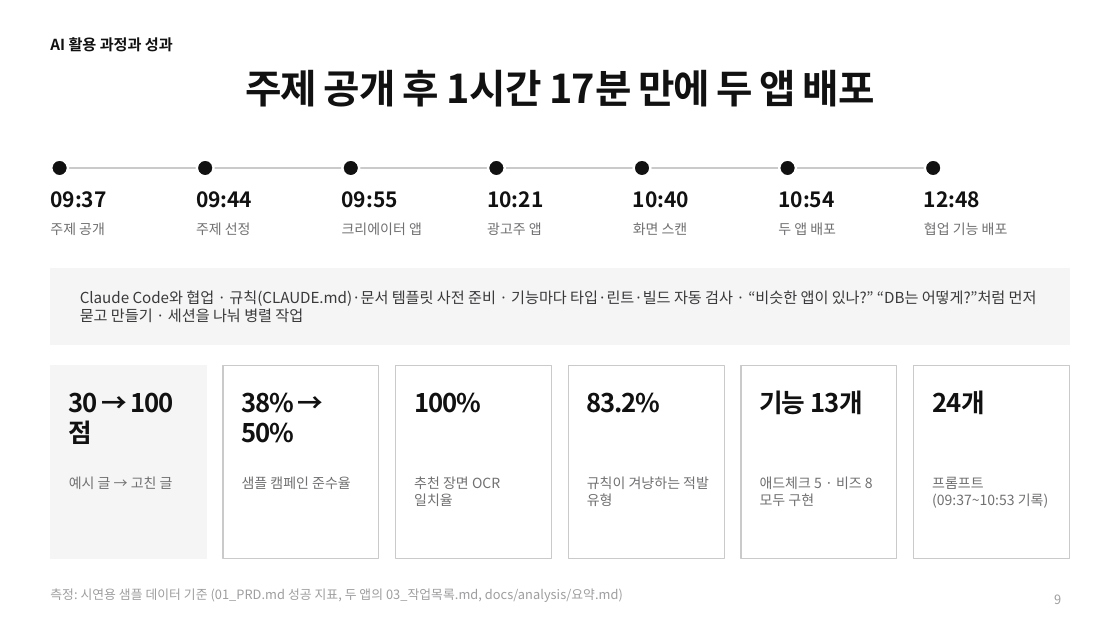
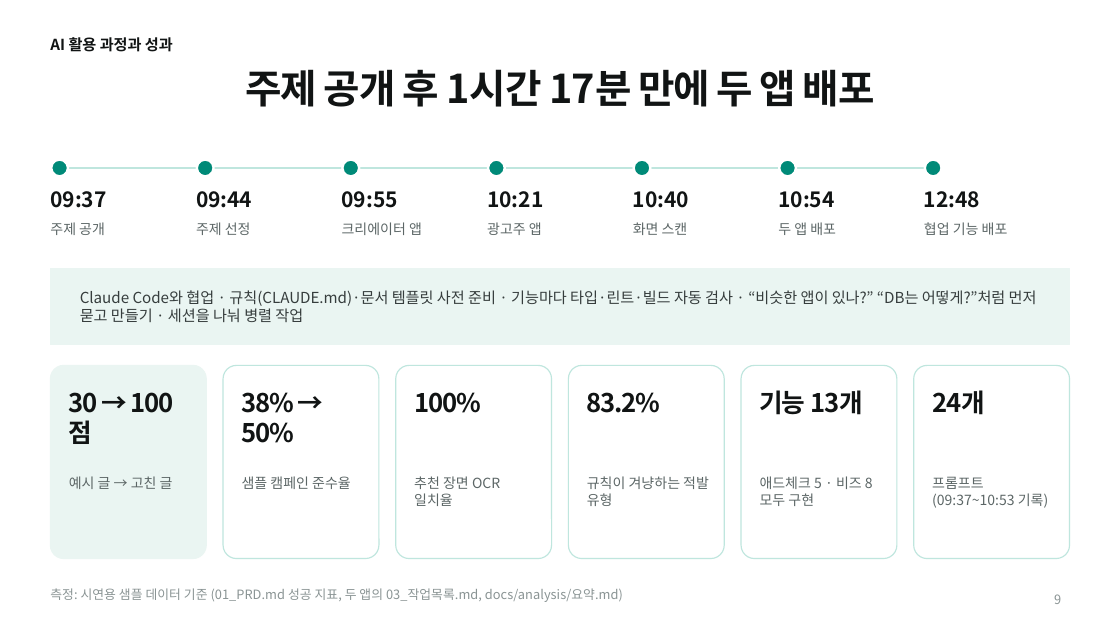
Before and after one commit to lee-changyeon/adcheck-vibethon, a slide deck: slide 9 of docs/발표/애드체크_발표.pptx. Drawn at 1120x630 pixels with LibreOffice and Linux fonts; fonts in the diff are those of the drawing. Boxes give left, top, right and bottom in pixels: in the first picture for what was removed or moved away, otherwise in the second. Text is boxed around its words. In the diff, an @@ line names an element or a change of style, - is before the commit and + after.

```diff
--- a/docs/발표/애드체크_발표.pptx
+++ b/docs/발표/애드체크_발표.pptx
@@ line (59, 168) - (933, 168): stroke #CACACB 1.5 pt to #BFE6DE 1.5 pt @@
@@ fill #111111 to #008A78 in 7 elements at [51,160,68,176], [197,160,213,176], [343,160,360,176], [488,160,505,176], [634,160,650,176], [780,160,797,176], [925,160,942,176] @@
@@ rounded rectangle at [50,365,207,559]: rectangle to rounded rectangle; fill #F5F5F5 to #EAF5F2; outline #F5F5F5 1 pt to #EAF5F2 1 pt @@
@@ rectangle to rounded rectangle; outline #CACACB 1 pt to #BFE6DE 1 pt in 5 elements at [223,365,380,559], [396,365,552,559], [569,365,725,559], [741,365,897,559], [914,365,1070,559] @@
@@ text colour #707072 to #5C6666 in 13 elements at [50,222,105,235], [196,222,251,235], [342,222,422,235], [487,222,542,235], [633,222,688,235], [778,222,836,235], [924,222,1008,235], [69,476,173,489], [242,476,351,489], [414,476,500,506], [587,476,709,506], [760,476,873,506], [932,476,1048,508] @@
@@ text "측정: 시연용 샘플 데이터 기준 ..." at [50,588,623,602]: text colour #9E9EA0 to #8A9494 @@
@@ page number at [1054,594,1061,604]: text colour #9E9EA0 to #8A9494 @@
```
Also in this commit, not shown: 9 other slides changed, 3 other files.
